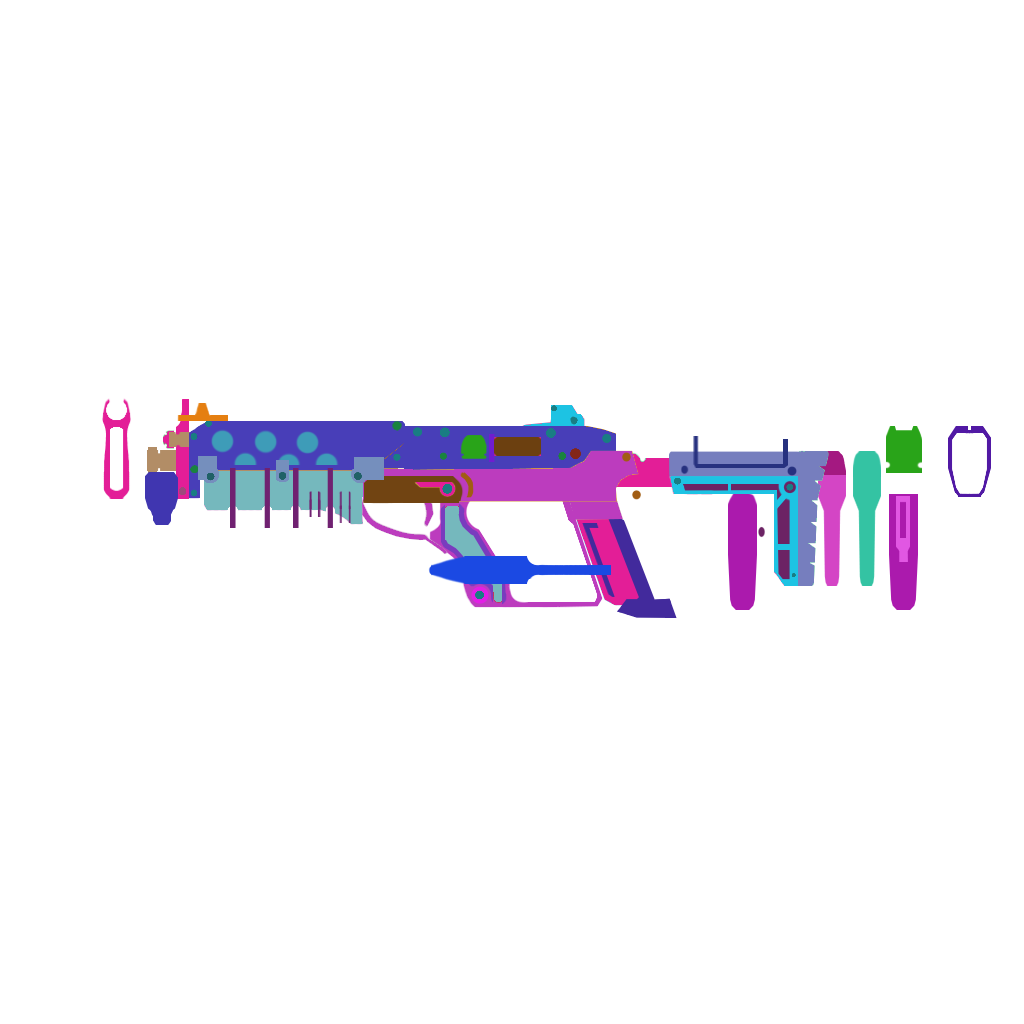
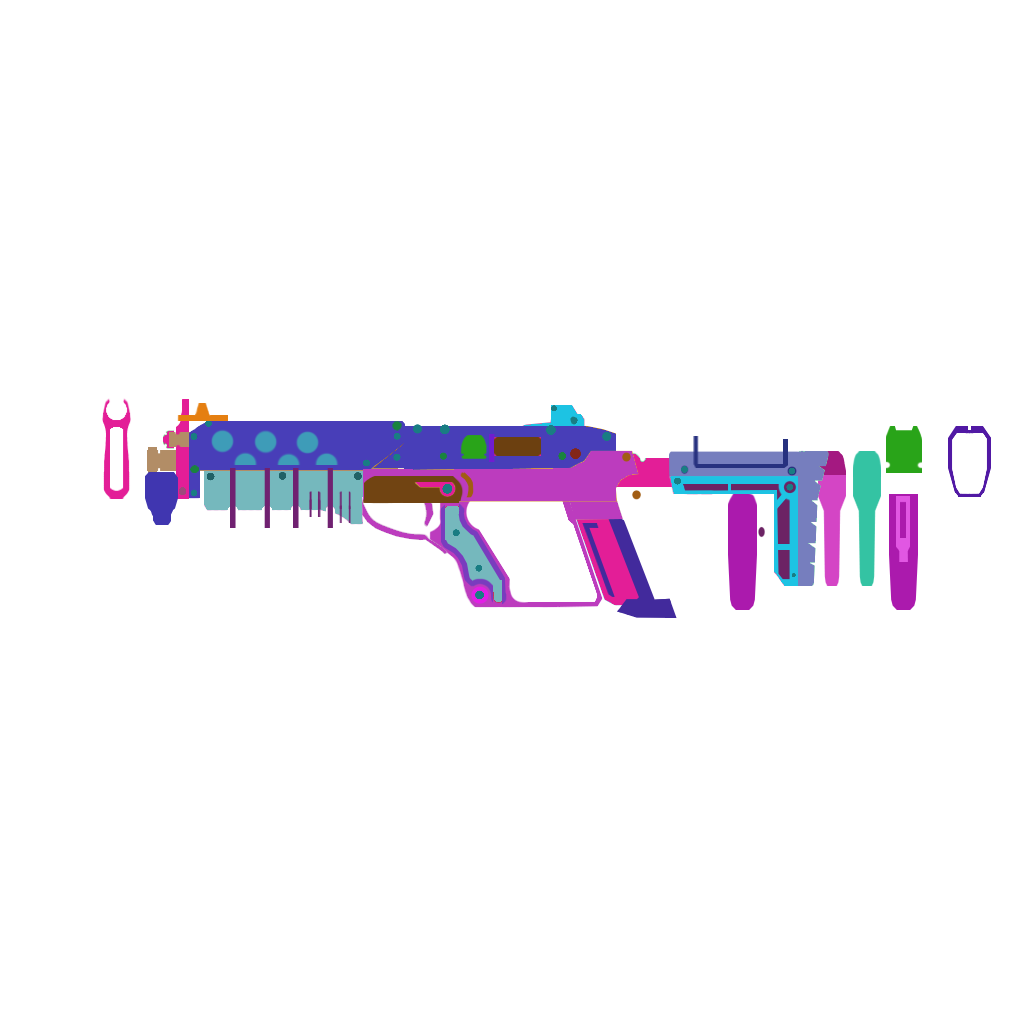
Revision of a layered 1024x1024 image; what changed, layer by layer:
added layer "LowerReceiver_Grip_GripCover_SIDE_DETAIL_SCREW1" in group "LowerReceiver_Grip_GripCover" over (x1=452, y1=529, x2=482, y2=572)
painted on "UpperReceiver_SIDE_DETAIL_SCREW1" over (x1=413, y1=424, x2=612, y2=443)
painted on "BarrelShroud_SIDE_DETAIL_SCREW1" over (x1=363, y1=433, x2=401, y2=466)
added layer "Cheekrest_SIDE_DETAIL_SCREW1" in group "Cheekrest" over (x1=681, y1=466, x2=795, y2=475)
